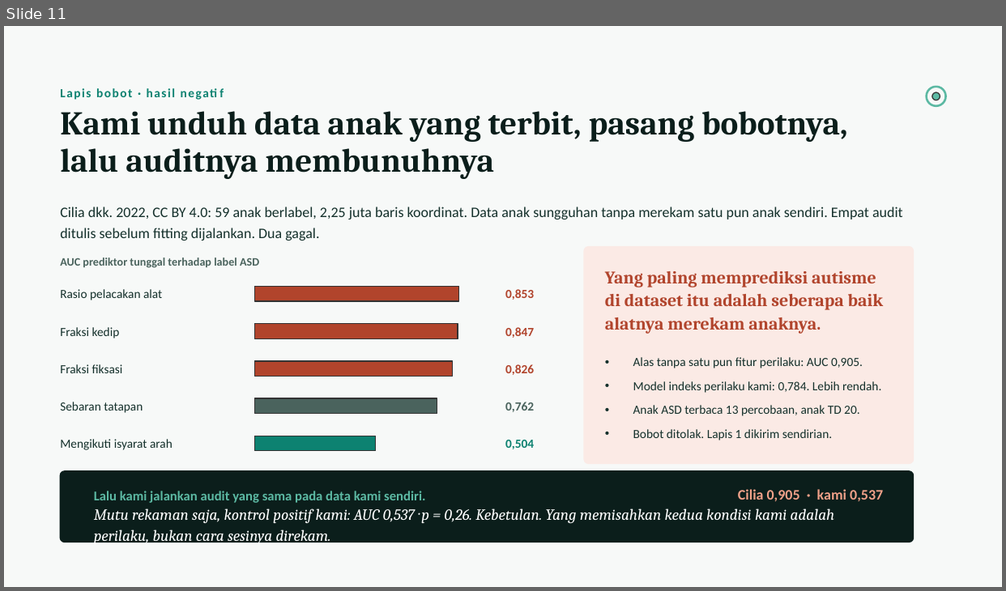
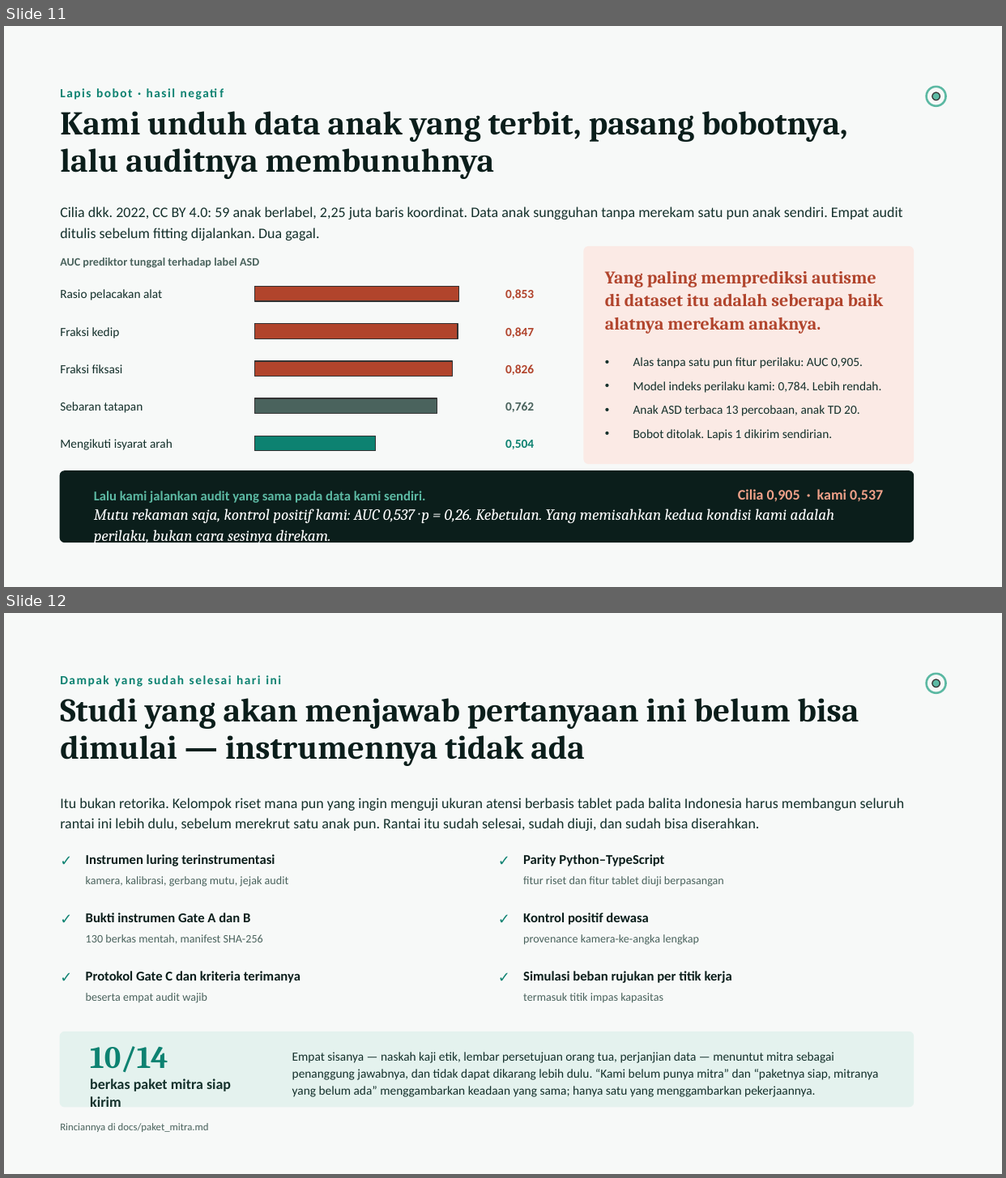
Before and after one commit to raphaeladikara/Dataton_Project_Rizzz, a slide deck: deck/Neurogaze-Pitch-Deck.pptx. Shown one above the other, each under a label of ours: slide 11 before the commit, slides 11 and 12 after it. The pictures are 1006x591 and 1006x1178 pixels, drawn with LibreOffice and Linux fonts; fonts in the diff are those of the drawing. Boxes give left, top, right and bottom in pixels: in the first picture for what was removed or moved away, otherwise in the second. Text is boxed around its words. In the diff, an @@ line names an element or a change of style, - is before the commit and + after.

Commit message:
feat: release the shortcut audit, and lead impact with what is already delivered
research/shortcut_audit.py is the standalone version of the check that rejected
our own Layer 2 weights. It takes a CSV, a label, nuisance columns and
optionally the behavioural columns your real model reads, fits a baseline that
carries no behavioural signal at all, and reports how far that baseline gets.
It exits non-zero when the baseline is within margin of the real model, so it
can gate CI.

It is demonstrated in both directions, which is the part that matters: it fires
on the Cilia indices and passes on our own positive control. A check only ever
shown failing cannot be told apart from a check that always fails, which is the
same argument the two-way OOD run answers for the guard.

The impact section now opens with the claim that is already true and needs no
toddler: the study that would answer this question cannot start because the
instrument does not exist, and the instrument now does. The slide lists the six
pieces a partner would otherwise build first and carries the package inventory —
10 of 14 ready, the remaining four structurally requiring the partner. Cost stays
in the deck and stays labelled a scenario, but it no longer leads.

Recorded in AGENTS.md, because it is the kind of thing a later pass would
otherwise redo: the posterior must not replace the counting rule. Cue following
always carries LR = 1, so the posterior takes exactly three values and all three
are set by geometric preference alone. Any cutoff on it is arithmetically the
same as "GeoPref deviant" — a one-signal rule, which referralRecommendation.ts
and PRODUCT.md both forbid by name. Replacing the counting rule does not remove
the one invented number; it relocates it to a policy threshold that has to come
from a real referral capacity, and that belongs to Gate C.

```diff
--- a/deck/Neurogaze-Pitch-Deck.pptx
+++ b/deck/Neurogaze-Pitch-Deck.pptx
@@ slide 12 added at (4, 613, 1002, 1174), background #F7F9F8 @@
@@ text added at (114, 678, 525, 830), 12 pt, text #0D8271, bold @@
+Dampak yang sudah selesai hari ini
@@ ellipse added at (927, 674, 946, 693), outline #5CB9A3 2 pt @@
@@ ellipse added at (932, 679, 940, 687), fill #5CB9A3, outline #333333 1 pt @@
@@ text added at (60, 698, 859, 766), 32 pt, text #0B1E1B, bold @@
+Studi yang akan menjawab pertanyaan ini belum bisa dimulai — instrumennya tidak ada
@@ text added at (60, 798, 905, 831), 14 pt, text #14302B @@
+Itu bukan retorika. Kelompok riset mana pun yang ingin menguji ukuran atensi berbasis tablet pada balita Indonesia harus membangun seluruh rantai ini lebih dulu, sebelum merekrut satu anak pun. Rantai itu sudah selesai, sudah diuji, dan sudah bisa diserahkan.
@@ text added at (60, 849, 83, 871), 14 pt, text #0D8271, bold @@
+✓
@@ text added at (86, 854, 275, 867), 13 pt, text #0B1E1B, bold @@
+Instrumen luring terinstrumentasi
@@ text added at (498, 849, 521, 871), 14 pt, text #0D8271, bold @@
+✓
@@ text added at (523, 854, 664, 867), 13 pt, text #0B1E1B, bold @@
+Parity Python–TypeScript
@@ text added at (86, 876, 289, 887), 11 pt, text #4A635D @@
+kamera, kalibrasi, gerbang mutu, jejak audit
@@ text added at (523, 876, 724, 887), 11 pt, text #4A635D @@
+fitur riset dan fitur tablet diuji berpasangan
@@ text added at (60, 907, 83, 930), 14 pt, text #0D8271, bold @@
+✓
@@ text added at (86, 913, 250, 922), 13 pt, text #0B1E1B, bold @@
+Bukti instrumen Gate A dan B
@@ text added at (498, 907, 521, 930), 14 pt, text #0D8271, bold @@
+✓
@@ text added at (523, 913, 649, 925), 13 pt, text #0B1E1B, bold @@
+Kontrol positif dewasa
@@ text added at (86, 935, 263, 944), 11 pt, text #4A635D @@
+130 berkas mentah, manifest SHA-256
@@ text added at (523, 935, 699, 945), 11 pt, text #4A635D @@
+provenance kamera-ke-angka lengkap
@@ text added at (60, 965, 83, 988), 14 pt, text #0D8271, bold @@
+✓
@@ text added at (86, 971, 300, 983), 13 pt, text #0B1E1B, bold @@
+Protokol Gate C dan kriteria terimanya
@@ text added at (498, 965, 521, 988), 14 pt, text #0D8271, bold @@
+✓
@@ text added at (523, 971, 732, 983), 13 pt, text #0B1E1B, bold @@
+Simulasi beban rujukan per titik kerja
@@ text added at (86, 993, 207, 1003), 11 pt, text #4A635D @@
+beserta empat audit wajib
@@ text added at (523, 993, 663, 1003), 11 pt, text #4A635D @@
+termasuk titik impas kapasitas
@@ rounded rectangle added at (60, 1033, 914, 1107), fill #E4F2EE, outline #E4F2EE 1 pt @@
@@ text added at (90, 1046, 168, 1073), 30 pt, text #0D8271, bold @@
+10/14
@@ text added at (292, 1052, 878, 1097), 12 pt, text #14302B @@
+Empat sisanya — naskah kaji etik, lembar persetujuan orang tua, perjanjian data — menuntut mitra sebagai penanggung jawabnya, dan tidak dapat dikarang lebih dulu. “Kami belum punya mitra” dan “paketnya siap, mitranya yang belum ada” menggambarkan keadaan yang sama; hanya satu yang menggambarkan pekerjaannya.
@@ text added at (90, 1079, 231, 1107), 14 pt, text #14302B, bold @@
+berkas paket mitra siap kirim
@@ text added at (60, 1123, 209, 1132), 10 pt, text #4A635D @@
+Rinciannya di docs/paket_mitra.md
```
Also in this commit, not shown: 6 other files.
